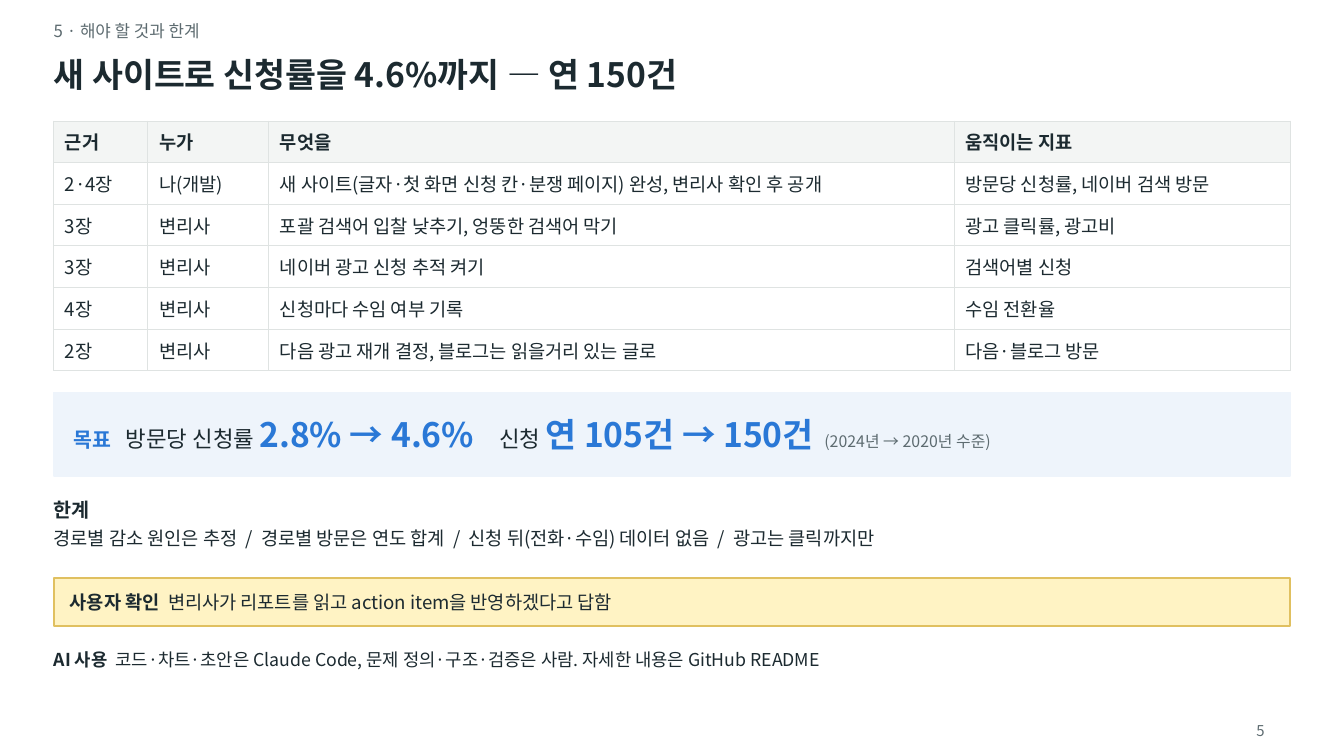
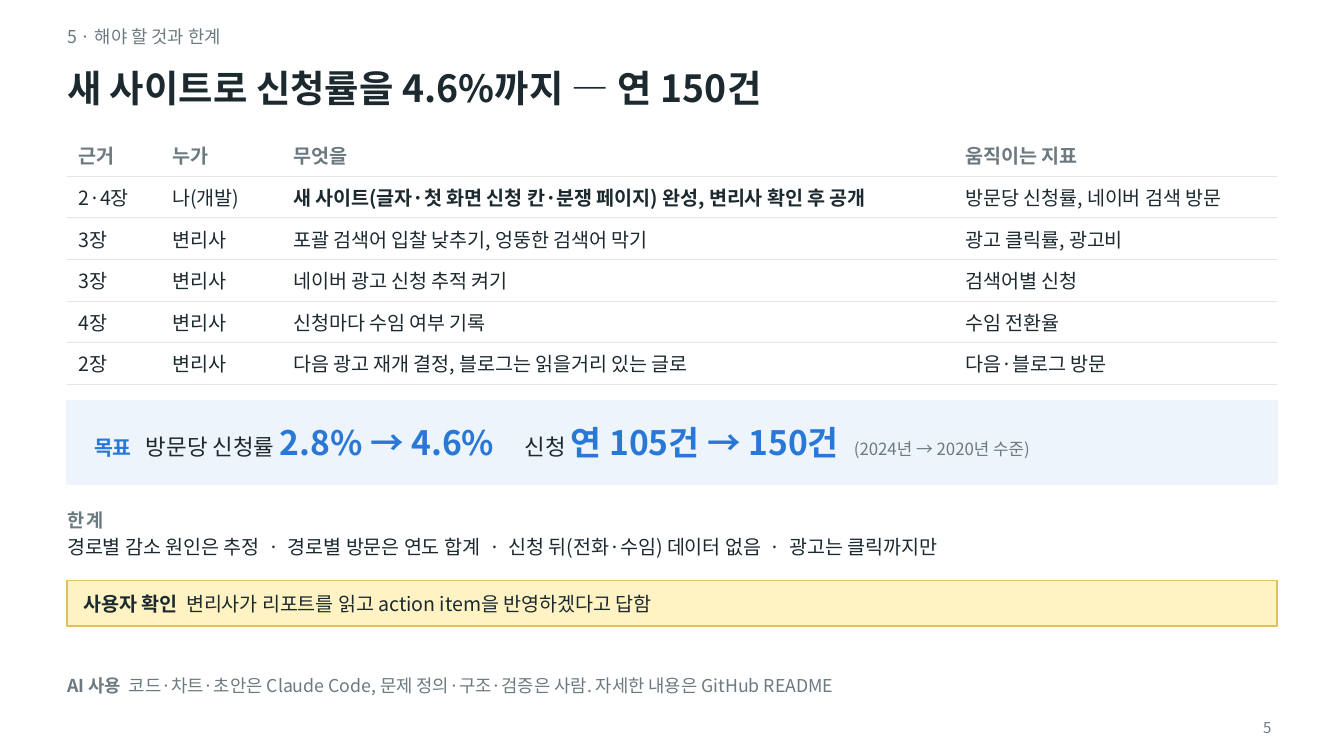
Before and after one commit to mindain/patent-landing-analysis, a slide deck: slide 5 of slides.pptx. Drawn at 1344x756 pixels with LibreOffice and Linux fonts; fonts in the diff are those of the drawing. Boxes give left, top, right and bottom in pixels: in the first picture for what was removed or moved away, otherwise in the second. Text is boxed around its words. In the diff, an @@ line names an element or a change of style, - is before the commit and + after.

```diff
--- a/slides.pptx
+++ b/slides.pptx
@@ text "5 · 해야 할 것과 ...": place and size @@
-text "5 · 해야 할 것과 ..." at (54,23,200,39)
+text "5 · 해야 할 것과 ..." at (67,28,221,45)
@@ text "5 · 해야 할 것과 ..." at (67,28,221,45): size 9 to 9.5 pt, text colour #5D6B70 to #6B7A80 @@
@@ text "새 사이트로 신청률을 4.6%까지 — ...": place and size @@
-text "새 사이트로 신청률을 4.6%까지 — ..." at (54,58,677,90)
+text "새 사이트로 신청률을 4.6%까지 — ..." at (67,70,762,106)
@@ text "새 사이트로 신청률을 4.6%까지 — ..." at (67,70,762,106): size 18 to 20 pt @@
@@ table at (67,134,1277,379) @@
@@ fill #F3F5F4 to #FFFFFF in row 1 @@
@@ size 10 to 10.5 pt @@
@@ text colour #1C2A30 to #6B7A80 in "근거", "누가", "무엇을", "움직이는 지표" @@
@@ bold on in "새 사이트(글자·첫 화면 신청 칸·분쟁 페이지) 완성, ..." @@
@@ borders changed @@
@@ table: place and size @@
-table at (54,121,1290,366)
+table at (67,134,1277,379)
@@ rectangle: place and size @@
-rectangle at (54,392,1290,476)
+rectangle at (67,401,1277,484)
@@ text "목표 방문당 신청률 2.8% → ...": place and size @@
-text "목표 방문당 신청률 2.8% → ..." at (74,419,991,450)
+text "목표 방문당 신청률 2.8% → ..." at (94,427,1030,458)
@@ text "목표 방문당 신청률 2.8% → ..." at (94,427,1030,458): size 8.5 to 9 pt, text colour #5D6B70 to #6B7A80 in "(2024년 → 2020년 수준)" @@
@@ text "한계": place and size @@
-text "한계" at (54,500,90,519)
+text "한계" at (67,511,103,529)
@@ text "한계" at (67,511,103,529): size 10.5 to 10 pt, text colour #1C2A30 to #6B7A80, letter spacing 0 to 1 pt @@
@@ text at (67,537,938,558): text changed; size 10 to 10.5 pt @@
-경로별 감소 원인은 추정 / 경로별 방문은 연도 합계 / 신청 뒤(전화·수임) 데이터 없음 / 광고는 클릭까지만
+경로별 감소 원인은 추정 · 경로별 방문은 연도 합계 · 신청 뒤(전화·수임) 데이터 없음 · 광고는 클릭까지만
@@ rectangle: place and size @@
-rectangle at (54,578,1290,626)
+rectangle at (67,581,1277,626)
@@ text "사용자 확인 변리사가 리포트를 읽고 ...": place and size @@
-text "사용자 확인 변리사가 리포트를 읽고 ..." at (70,593,612,611)
+text "사용자 확인 변리사가 리포트를 읽고 ..." at (83,594,651,613)
@@ text "사용자 확인 변리사가 리포트를 읽고 ..." at (83,594,651,613): size 10 to 10.5 pt @@
@@ text "AI 사용 코드·차트·초안은 Claude Code, ...": place and size @@
-text "AI 사용 코드·차트·초안은 Claude Code, ..." at (54,651,819,669)
+text "AI 사용 코드·차트·초안은 Claude Code, ..." at (67,677,833,695)
@@ text "AI 사용 코드·차트·초안은 Claude Code, ..." at (67,677,833,695): text colour #1C2A30 to #6B7A80 @@
@@ page number: place and size @@
-page number at (1256,725,1264,736)
+page number at (1263,722,1271,733)
@@ page number at (1263,722,1271,733): text colour #5D6B70 to #6B7A80 @@
```
Also in this commit, not shown: 4 other slides changed, 2 other files.
